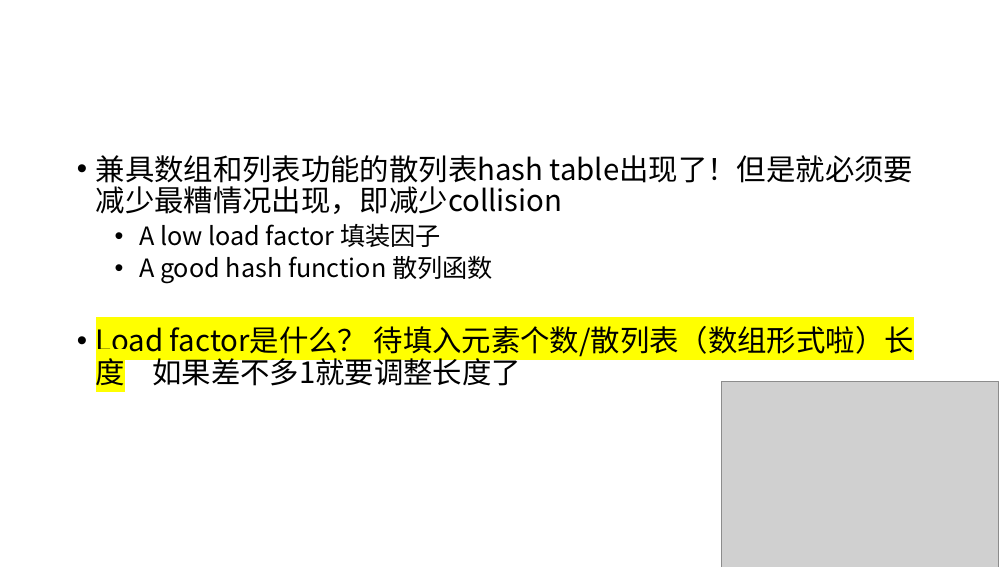
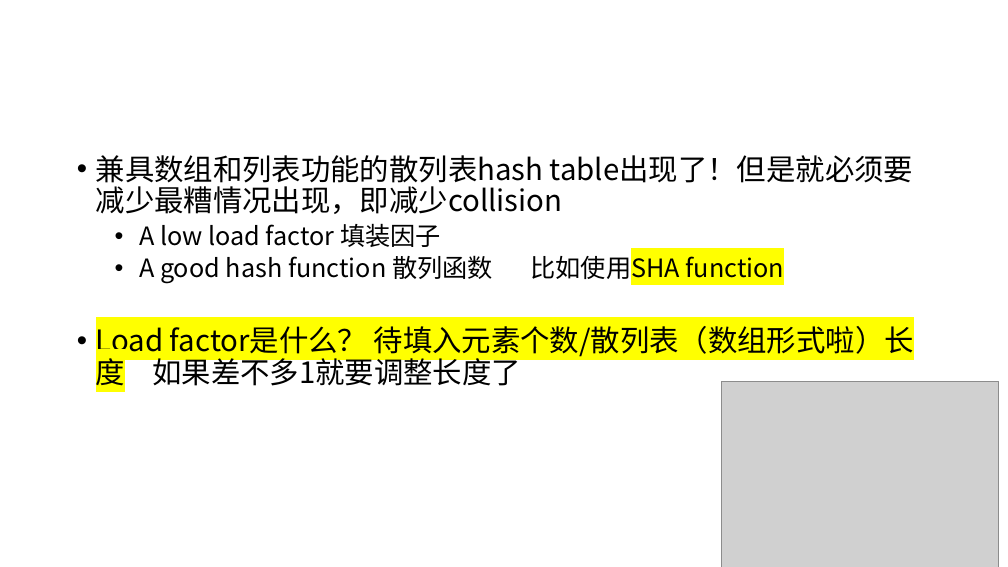
Before and after one commit to NoMatter-98/cityu-dg-cs, a slide deck: slide 20 of 20240916-算法图解/算法图解.pptx. Drawn at 1008x567 pixels with LibreOffice and Linux fonts; fonts in the diff are those of the drawing; grey boxes stand for pictures. Boxes give left, top, right and bottom in pixels: in the first picture for what was removed or moved away, otherwise in the second. Text is boxed around its words. In the diff, an @@ line names an element or a change of style, - is before the commit and + after.

```diff
--- a/20240916-算法图解/算法图解.pptx
+++ b/20240916-算法图解/算法图解.pptx
@@ text at (x1=139, y1=251, x2=785, y2=284): text changed @@
-  • A good hash function 散列函数
+  • A good hash function 散列函数 比如使用SHA function
```
Also in this commit, not shown: 1 slide added, 4 other files.
